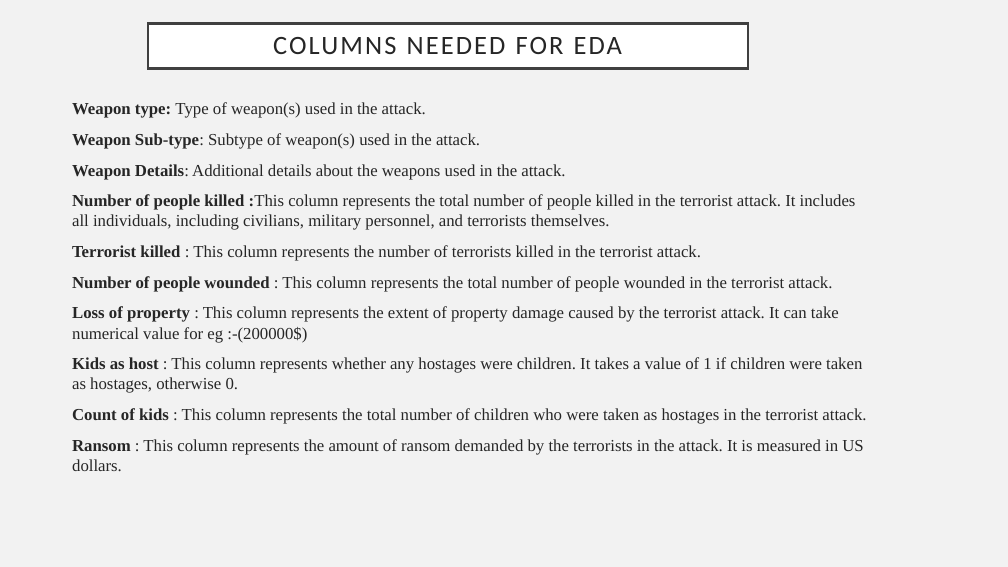
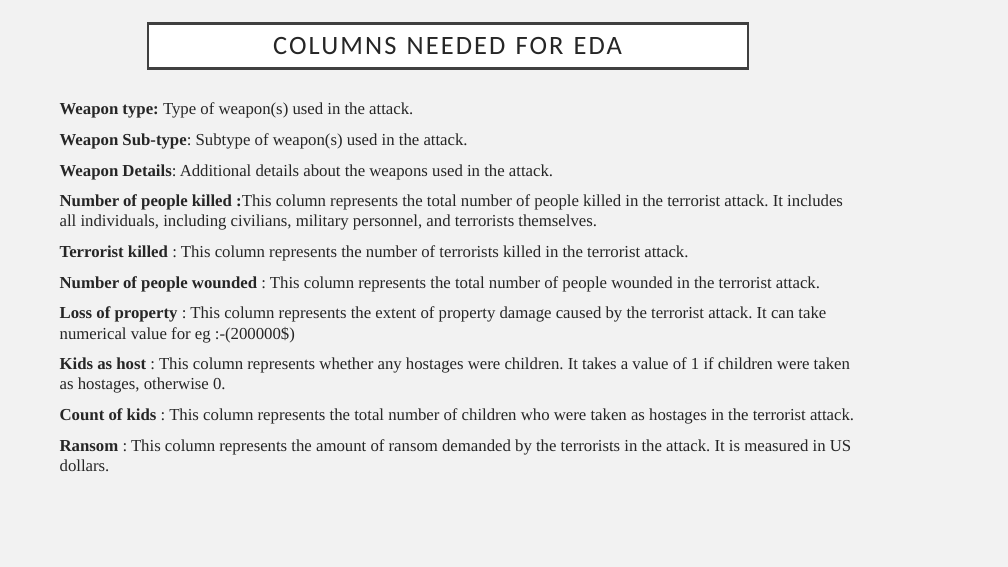
Before and after one commit to gokulrajar15/Global-Terrorism-Analysis-Using-Power-BI, a slide deck: slide 5 of ppt.pptx. Drawn at 1008x567 pixels with LibreOffice and Linux fonts; fonts in the diff are those of the drawing. Boxes give left, top, right and bottom in pixels: in the first picture for what was removed or moved away, otherwise in the second. Text is boxed around its words. In the diff, an @@ line names an element or a change of style, - is before the commit and + after.

```diff
--- a/ppt.pptx
+++ b/ppt.pptx
@@ text "Weapon type: Type of weapon(s) ...": place and size @@
-text "Weapon type: Type of weapon(s) ..." at <box>72,102,866,471</box>
+text "Weapon type: Type of weapon(s) ..." at <box>60,102,854,471</box>
```
Also in this commit, not shown: 6 other slides changed, 1 slide removed, 2 other files.
